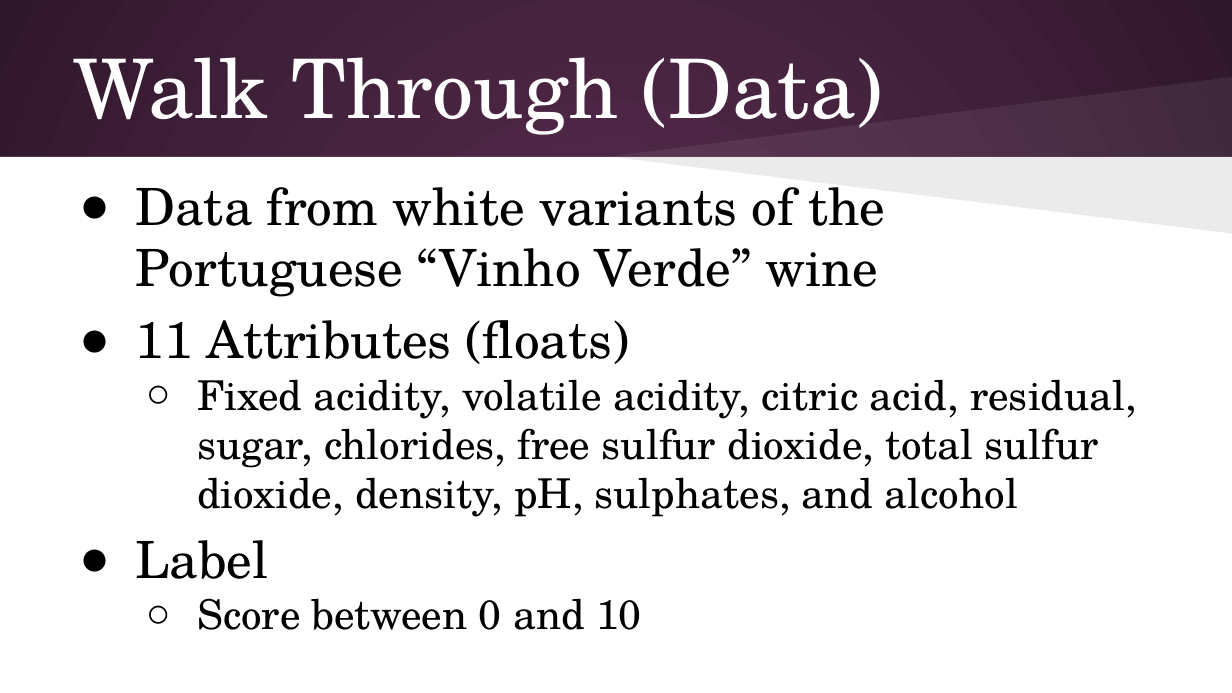
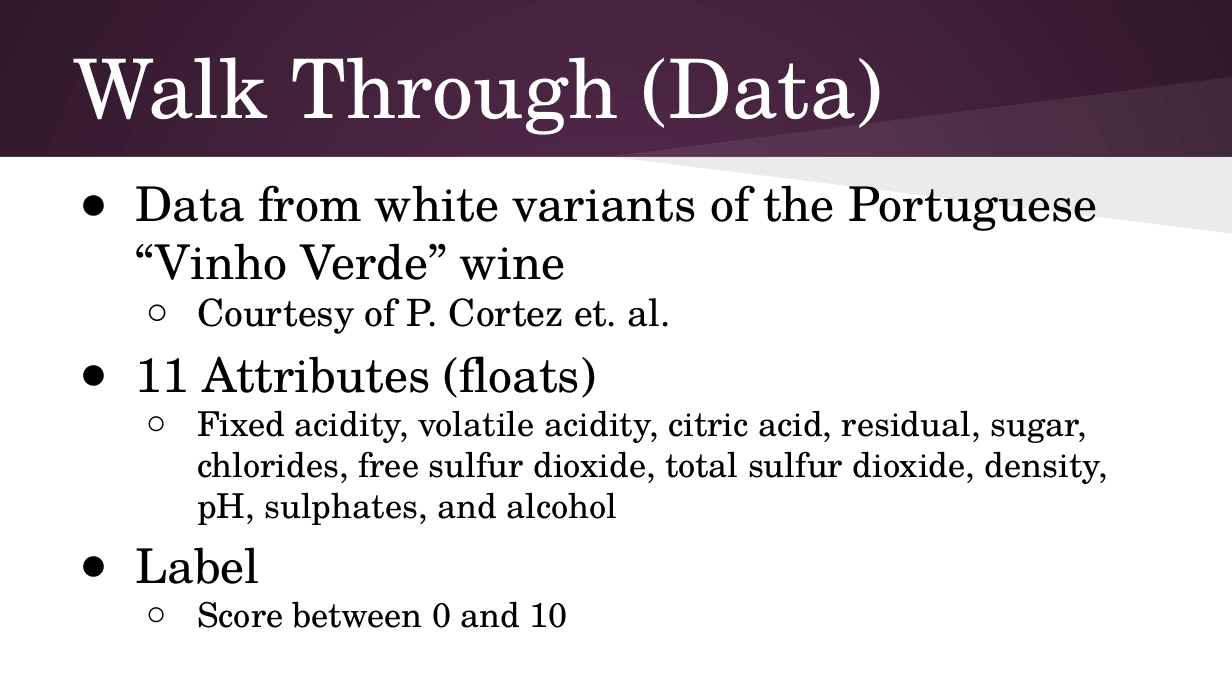
Before and after one commit to AaronSzabo/CMSC389A, a slide deck: slide 4 of Final-Project/ProjectPresentation.pptx. Drawn at 1232x693 pixels with LibreOffice and Linux fonts; fonts in the diff are those of the drawing. Boxes give left, top, right and bottom in pixels: in the first picture for what was removed or moved away, otherwise in the second. Text is boxed around its words. In the diff, an @@ line names an element or a change of style, - is before the commit and + after.

```diff
--- a/Final-Project/ProjectPresentation.pptx
+++ b/Final-Project/ProjectPresentation.pptx
@@ text at (x1=136, y1=185, x2=1108, y2=628): size 30 to 28 pt in "Data from white variants of the Portuguese ...", "11 Attributes (floats)", "Label"; size 24 to 20 pt in "Fixed acidity, volatile acidity, citric acid, residual, ...", "Score between 0 and 10" @@
@@ text at (x1=197, y1=298, x2=671, y2=334): paragraph added @@
+  ○ Courtesy of P. Cortez et. al.
```
Also in this commit, not shown: 6 other slides changed, 1 other file.
